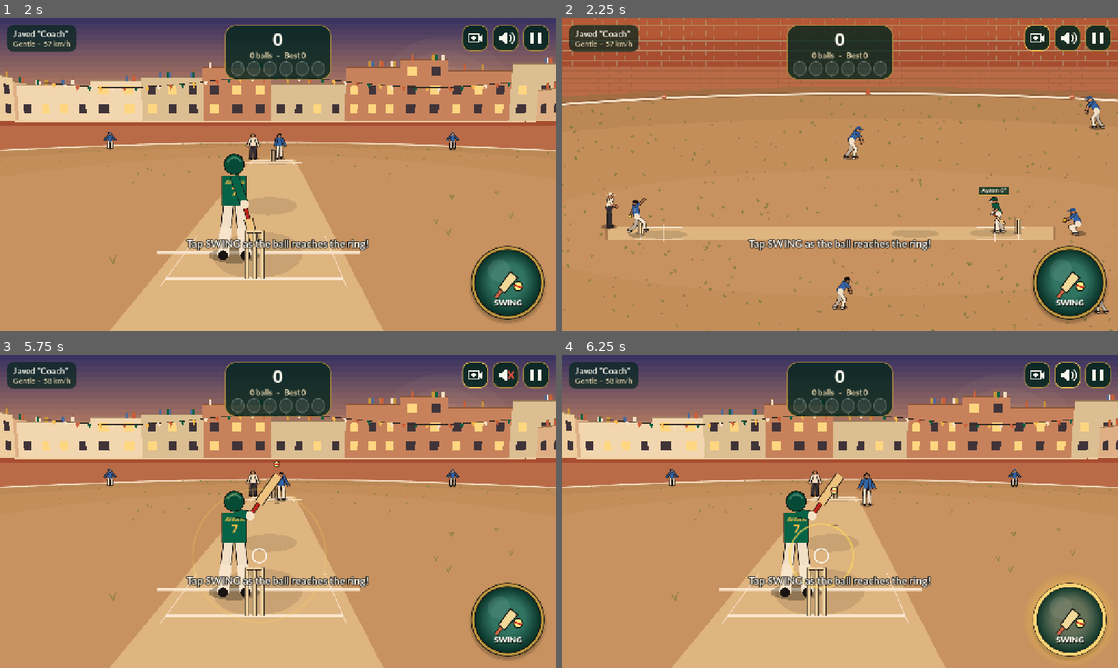
Above: before the commit, frames 1-4 (two rows, left to right).
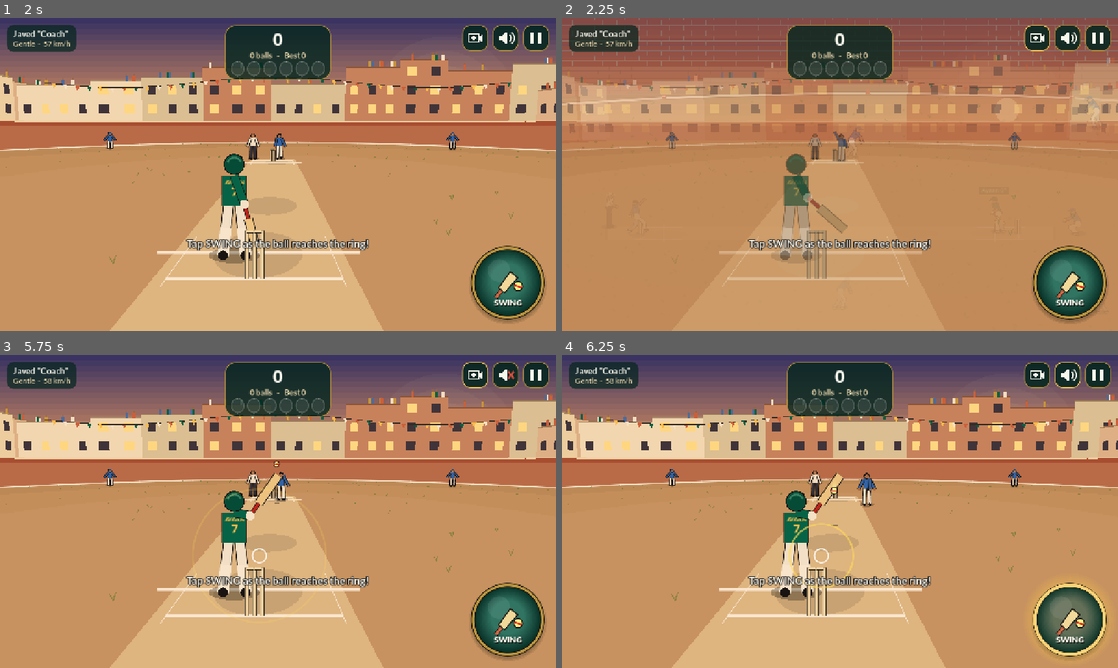
Above: after the commit, the same moments.

Repository: AR18now/Cricket-Game
Game: Godot game, scene res://scenes/main.tscn
The game is run twice, just before and just after one commit, with the same random seed, the same clock (stepped at 60 frames per second) and the same inputs.
Inputs (mouse positions are in pixels of both pictures, inside the frame that each line leads up to):
- Up to frame 1 (2 s): tap Enter at 0.5, 0.6 s; move the mouse to (400, 158) at 0.52 s; click (400, 158) at 0.67 s; tap Space at 0.77 s; click "PLAY" at 1.25 s
- Up to frame 2 (2.25 s): click (1034, 36) at 2.02 s
- Up to frame 3 (5.75 s): click (505, 373) at 2.77 s; click (533, 373) at 3.52 s; click "Restart match" at 4.25 s; click (472, 373) at 5.02 s
- Up to frame 4 (6.25 s): click (1067, 373) at 5.77 s

Frame 1 is identical in both runs. In frame 2, 26% of the frame differs, in the area x 0-100%, y 0-100%; in frame 3, less than 0.1%; in frame 4, less than 0.1%.

Commit message:
Fix frozen game after Play Again; smoother ball approach and contact
- start_match now clears the sim clock's pause flag too (result screen had paused it,
  so after getting out the bowler never ran in and taps showed 'Wait for it...')
- Remove contact hit-stop; post-contact playback eases to 2x instead of jumping
- Analytic motion trail on the ball in the batter's view; ball eases out of the
  bowler's hand at release; batter's view cross-fades to the side camera
- Harness regression: get out -> Play again -> delivery clock runs and ball is bowled

Co-Authored-By: Claude Opus 5.5 <noreply@anthropic.com>
Claude-Session: https://claude.ai/code/session_015Mh5UKWjWPdmfLz4WeauQP

Diff:
--- a/scripts/dev/dev_harness.gd
+++ b/scripts/dev/dev_harness.gd
@@ -43,6 +43,8 @@
 			await _visual_tour()
 		"feel":
 			await _feel_tour()
+		"approach":
+			await _approach_shots()
 		_:
 			await _capture_tour()
 	_finish()
@@ -355,6 +357,17 @@
 	_log("fps=%d (software rendering under Xvfb; not representative of devices)" % Engine.get_frames_per_second())
 
 
+func _approach_shots() -> void:
+	app.start_mode("classic")
+	await until_phase(MatchController.Phase.FLIGHT)
+	var c = app.controller
+	var ideal: float = ideal_swing() + c.tuning.swing_to_contact
+	await until_clock(ideal - 0.3)
+	await shot("a01_ball_approach")
+	await until_clock(ideal - 0.12)
+	await shot("a02_ball_near_bat")
+
+
 func _smoke() -> void:
 	await wait(1.6)
 	_log("sizes ui_root=%s hud=%s menu=%s vp=%s" % [str(app.ui_root.size), str(app.hud.size), str(app.menu.size), str(get_viewport().get_visible_rect().size)])
@@ -384,3 +397,25 @@
 	await until_phase(MatchController.Phase.OUTCOME)
 	check(c.state.events.size() == recorded_before + 2 and c.state.card.runs == runs_before, "replay recorded nothing")
 	c.auto_continue = true
+	# Regression: get out in Classic, then "Play again" must start a running delivery.
+	app.start_mode("classic")
+	await wait(0.2)
+	for i in 30:
+		if app.screen != app.Screen.MATCH:
+			break
+		await until_phase(MatchController.Phase.FLIGHT)
+		await swing_at(ideal_swing() - 0.40)   # far too early: miss, so we are out soon
+		await until_phase(MatchController.Phase.OUTCOME)
+		press_space()
+		await frames(2)
+	await wait(2.0)
+	check(app.screen == app.Screen.RESULT, "out in classic shows the result screen")
+	var ov = app.overlay
+	if ov != null and ov.has_signal("play_again"):
+		ov.play_again.emit()
+	await wait(0.3)
+	var t_before: float = c.clock.time
+	await wait(1.5)
+	check(c.clock.time > t_before + 0.5, "after Play again the delivery clock runs (bowler comes in)")
+	await until_phase(MatchController.Phase.FLIGHT)
+	check(c.phase == MatchController.Phase.FLIGHT, "after Play again the ball is bowled")
--- a/scripts/game/batter_view.gd
+++ b/scripts/game/batter_view.gd
@@ -23,6 +23,7 @@
 var _ci: CanvasItem
 var _static_key := ""
 var _trail: Array = []
+var _hand_screen := Vector2.INF
 
 
 func setup(world: WorldView) -> void:
@@ -349,6 +350,8 @@
 		draw_circle(hand2, lw * 0.5, skin)
 		if o.get("ball_in_hand", false):
 			draw_circle(hand2, maxf(3.0, 0.07 * k), Color(1.0, 0.95, 0.5))
+		if o.get("track_hand", false):
+			_hand_screen = hand2
 	if o.get("bat", false):
 		var hb := shc + Vector2(0.15 * k, 0.45 * k)
 		draw_line(hb, hb + Vector2(0.05 * k, 0.8 * k), ink, 0.12 * k + 2.0, true)
@@ -387,6 +390,7 @@
 		o["arm_l"] = lerpf(PI * 0.85, 0.3, u * u)
 		o["windmill"] = lerpf(0.3, PI + 0.25, u * u)
 		o["ball_in_hand"] = true
+		o["track_hand"] = true
 	elif t < 0.7:
 		var u2 := t / 0.7
 		o["windmill"] = lerpf(PI + 0.25, TAU - 0.3, 1.0 - (1.0 - u2) * (1.0 - u2))
@@ -510,6 +514,15 @@
 		draw_line(bp + Vector2(-0.05 * k, 0), bp + Vector2(0.05 * k, 0), wood, maxf(1.5, 0.03 * k), true)
 
 
+## Screen position of the ball; right after release it eases out of the bowler's hand.
+func _ball_screen(t: float, p: Vector3) -> Vector2:
+	var sp := project(p)
+	if t >= 0.0 and t < 0.1 and _hand_screen != Vector2.INF:
+		var u := t / 0.1
+		return _hand_screen.lerp(sp, u * u * (3.0 - 2.0 * u))
+	return sp
+
+
 func _ball() -> void:
 	var bp := w.ball_world(w.clock)
 	if bp == Vector3.INF or CAM.x - bp.x < 0.8:
@@ -520,7 +533,17 @@
 	draw_set_transform(g, 0.0, Vector2(1.0, 0.35))
 	draw_circle(Vector2.ZERO, r * 1.1, Color(0, 0, 0, 0.35))
 	draw_set_transform(Vector2.ZERO, 0.0, Vector2.ONE)
-	var s := project(bp)
+	var s := _ball_screen(w.clock, bp)
+	# Motion trail from the exact path a few milliseconds back (smooth at any frame rate).
+	if not w.reduced_motion:
+		var steps := 6
+		for i in range(steps, 0, -1):
+			var tp := w.clock - i * 0.012
+			var pp := w.ball_world(tp)
+			if pp == Vector3.INF or CAM.x - pp.x < 0.8:
+				continue
+			var a := 0.32 * (1.0 - float(i) / (steps + 1))
+			draw_circle(_ball_screen(tp, pp), r * (1.0 - i * 0.08), Color(1.0, 0.95, 0.6, a), true, -1.0, true)
 	# Bounce dust
 	if w.delivery != null:
 		var age := w.clock - w.delivery.t_bounce
--- a/scripts/game/match_controller.gd
+++ b/scripts/game/match_controller.gd
@@ -23,8 +23,7 @@
 ## After contact the (already resolved) shot plays back faster so the game never drags.
 ## Presentation only: outcomes are decided at the swing and are unaffected.
 const POST_CONTACT_SPEED := 2.0
-## Brief freeze on a clean hit for impact ("hit-stop"); skipped in reduced motion.
-const HIT_STOP := 0.07
+
 
 var world: WorldView
 var tuning: GameTuning
@@ -86,7 +85,9 @@
 	tutorial_level = 0 if tutorial else -1
 	tutorial_attempts = 0
 	world.two_batters = r.two_batters
-	paused = false
+	# Clear BOTH pause flags: the result screen pauses the clock, and a new match must
+	# always start running (bug: "Play again" left the clock frozen on "Wait for it...").
+	set_paused(false)
 	_next_delivery()
 
 
@@ -225,10 +226,10 @@
 	var prev := clock.time
 	var speed := 1.0
 	if resolver != null and _revealed and phase == Phase.FLIGHT:
-		speed = POST_CONTACT_SPEED
-	if _hitstop_left > 0.0:
-		_hitstop_left -= delta
-		speed = 0.0
+		# Ease into faster playback over ~0.5 s so the ball never visibly jumps.
+		var key_t := resolver.contact.t_contact if resolver.contact.is_contact() else delivery.stumps_time()
+		var ramp := clampf((clock.time - key_t) / 0.5, 0.0, 1.0)
+		speed = lerpf(1.0, POST_CONTACT_SPEED, ramp * ramp * (3.0 - 2.0 * ramp))
 	clock.advance(delta * speed, Time.get_ticks_usec())
 	var t := clock.time
 	if phase == Phase.READY and t >= -profile.run_up_time:
@@ -250,8 +251,6 @@
 		var reveal_t := resolver.contact.t_contact if resolver.contact.is_contact() else delivery.stumps_time()
 		if t >= reveal_t:
 			_revealed = true
-			if not reduced_motion and resolver.contact.category in [ContactResult.PERFECT, ContactResult.GOOD]:
-				_hitstop_left = HIT_STOP
 			timing_revealed.emit(resolver.contact)
 	if resolver != null and not _recorded and t >= resolver.outcome.t_settle:
 		_settle()
--- a/scripts/game/world_view.gd
+++ b/scripts/game/world_view.gd
@@ -256,14 +256,19 @@
 	_render_stumps(t)
 	effects.render(self, t)
 	var bv := batter_view_active(t)
-	if bv and not batter_view.visible:
+	if bv and not _bv_on:
 		snap_camera_to_delivery()
-	elif not bv and batter_view.visible:
-		_snap_follow = true   # cut straight to a framed side shot, no slow drift
-	batter_view.visible = bv
-	sky_layer.visible = not bv
+		_bv_fade = 1.0
+	elif not bv and _bv_on:
+		_snap_follow = true   # side camera pre-framed on the ball, then a quick cross-fade
+		_bv_fade = 1.0
+	_bv_on = bv
 	if bv:
+		batter_view.visible = true
+		batter_view.modulate.a = 1.0
+		sky_layer.visible = false
 		return   # side-view figures are hidden behind the batter's view: skip their redraw
+	sky_layer.visible = true
 	for r in actors.get_children():
 		if r is CricketerRig:
 			r.queue_redraw()
@@ -273,6 +278,8 @@
 	idle_t += delta
 	menu_mode = true
 	batter_view.visible = false
+	_bv_on = false
+	sky_layer.visible = true
 	striker.position = Proj.ground_v(STRIKER_BASE)
 	striker.facing = -1.0
 	striker.set_pose(Poses.bat_stance(idle_t))
@@ -632,6 +639,17 @@
 
 
 var _snap_follow := false
+var _bv_on := false
+var _bv_fade := 0.0
+
+
+func _process(delta: float) -> void:
+	# Cross-fade the batter's view out after the cut (instant in reduced motion).
+	if not _bv_on and batter_view.visible:
+		_bv_fade = 0.0 if reduced_motion else _bv_fade - delta / 0.22
+		batter_view.modulate.a = clampf(_bv_fade, 0.0, 1.0)
+		if _bv_fade <= 0.0:
+			batter_view.visible = false
 
 
 func update_camera(delta: float) -> void:
@@ -684,6 +702,6 @@
 
 ## Canvas (screen) position of a world point, for HUD overlays.
 func screen_of(p: Vector3) -> Vector2:
-	if batter_view.visible:
+	if _bv_on:
 		return batter_view.project(p)
 	return get_viewport().get_canvas_transform() * Proj.to_screen(p)
Not shown, changed: GAME_RULES.md
Not shown, changed: docs/PROGRESS.md
